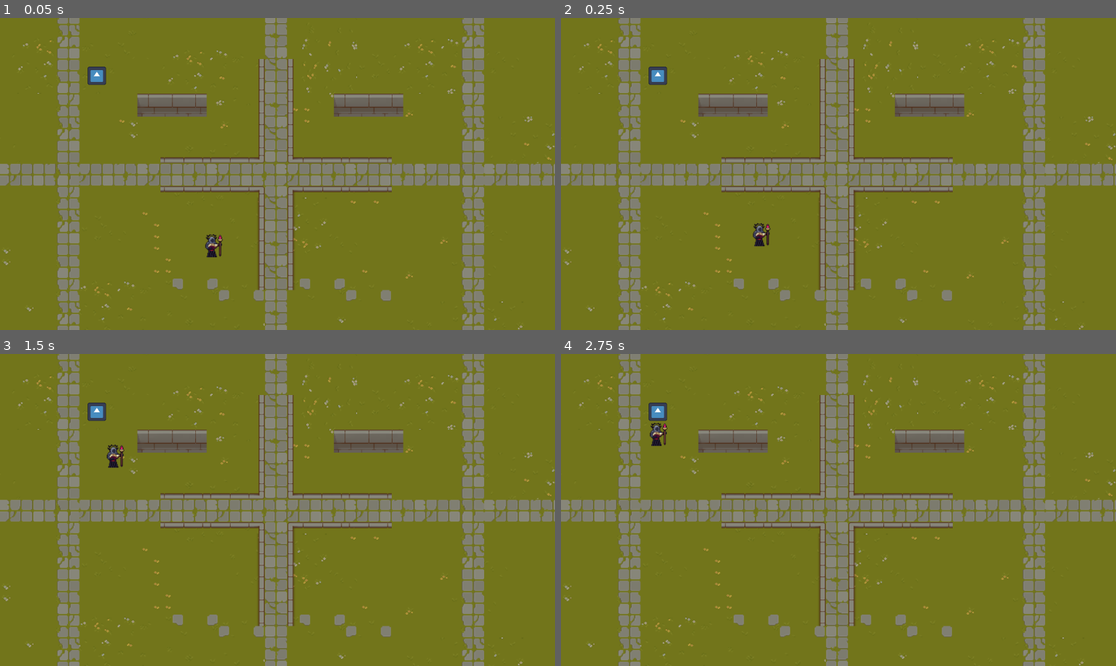
Above: before the commit, frames 1-4 (two rows, left to right).
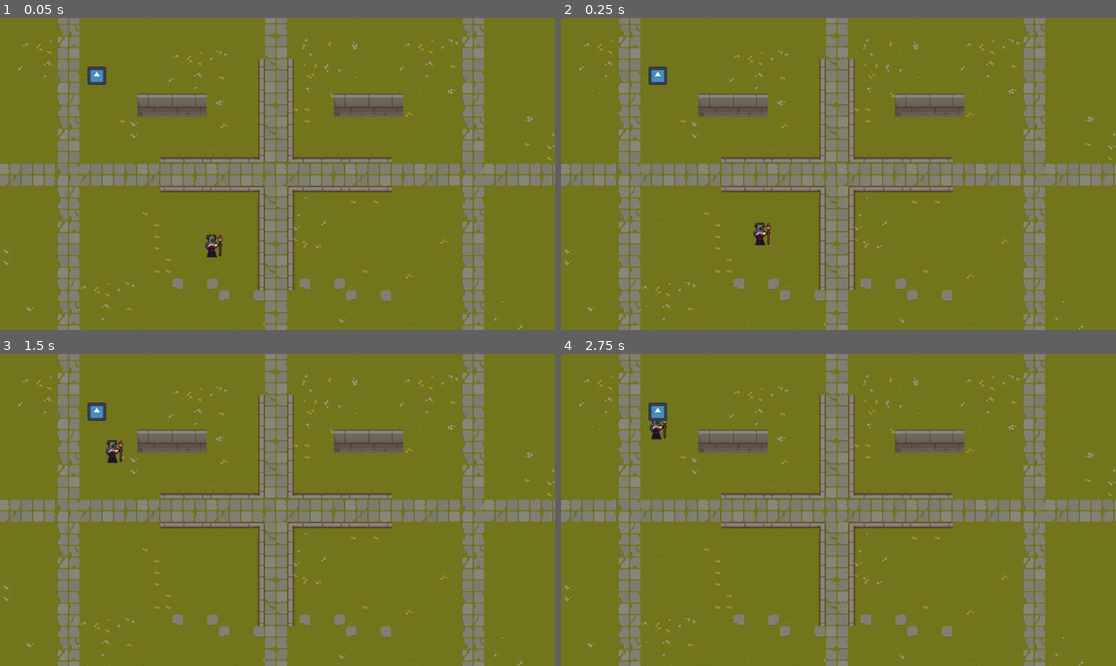
Above: after the commit, the same moments.

Repository: Tassnaz/RPG
Game: Godot game, scene res://levelScenes/test_scene.tscn
Same seed, same stepped clock (60 frames per second), same inputs: the game is played once before the commit and once after it. The engine's default icon, where the game draws it, is replaced by a stand-in: a white triangle on a blue panel in a dark square.
Inputs (mouse positions are in pixels of both pictures, inside the frame that each line leads up to):
- Up to frame 1 (0.05 s): no input
- Up to frame 2 (0.25 s): no input
- Up to frame 3 (1.5 s): move the mouse to (94, 413) at 0.52 s; click (94, 413) at 0.67 s; move the mouse to (166, 525) at 1.27 s; click (166, 525) at 1.42 s
- Up to frame 4 (2.75 s): move the mouse to (894, 441) at 2.02 s; click (894, 441) at 2.17 s

The runs differ from the first frame. In frame 2, 0.1% of the frame differs, in the area x 34-38%, y 65-74%; in frame 3, 0.2%, in the area x 19-23%, y 27-37%; in frame 4, 0.2%.

Commit message:
bättre navmesh

Diff:
--- a/levelScenes/enemy.tscn
+++ b/levelScenes/enemy.tscn
@@ -3,9 +3,7 @@
 [ext_resource type="Script" uid="uid://eip8qdmj1dtx" path="res://scripts/enemy.gd" id="1_efrv5"]
 [ext_resource type="Texture2D" uid="uid://deygmrmi2d2vd" path="res://assets/artwork/EnemyTiles.png" id="1_vs7ap"]
 
-[sub_resource type="CapsuleShape2D" id="CapsuleShape2D_efrv5"]
-radius = 15.0
-height = 38.0
+[sub_resource type="CircleShape2D" id="CircleShape2D_efrv5"]
 
 [node name="Enemy" type="CharacterBody2D"]
 script = ExtResource("1_efrv5")
@@ -16,8 +14,8 @@
 hframes = 9
 
 [node name="CollisionShape2D" type="CollisionShape2D" parent="."]
-position = Vector2(0, 1)
-shape = SubResource("CapsuleShape2D_efrv5")
+position = Vector2(-1, 1)
+shape = SubResource("CircleShape2D_efrv5")
 
 [node name="NavigationAgent2D" type="NavigationAgent2D" parent="."]
 
--- a/levelScenes/test_scene.tscn
+++ b/levelScenes/test_scene.tscn
@@ -6,9 +6,9 @@
 [ext_resource type="PackedScene" uid="uid://brwop0nmpm3il" path="res://levelScenes/enemy.tscn" id="4_a4k6f"]
 
 [sub_resource type="NavigationPolygon" id="NavigationPolygon_2wcxt"]
-vertices = PackedVector2Array(258.3203, -122.171875, 431.53906, -123.859375, 440.04688, -123.9375, 250.60156, -88.21875, 246.60938, -122.046875, -21.203125, -87.9375, -26.210938, -122.078125, 33, -122.921875, 33, -47.007813, -92.28906, -47.359375, -131.64063, -89.046875, 96.03906, -136.03125, 93.4375, -136.02344, 97.4375, -182.90625, 441.02344, -34, 231.6875, -42.789063, -311.03125, -47.9375, -312.14844, -47.953125, -314.82813, -131.89844, -313.9297, -131.89063, 444.09375, -228.00781, 445.89063, -136.97656, 433.46875, -136.95313, -101.796875, 17.09375, 32, 15.0703125, 32, 139.90625, -312.95313, 193.96875, 444.97656, -34, 444.02344, 190.02344, 30, -184.09375, 30, -134.97656, -28.210938, -134.82031, 94.96094, 141.09375, 95.96094, 15.921875, 222.25, 13.9296875, -135.04688, -134.50781, -312.09375, -229.97656, 255.71875, -136.46094, 140, -83.796875, 94.10156, -43.953125, 140, -136.14844)
-polygons = Array[PackedInt32Array]([PackedInt32Array(0, 1, 2, 3, 4), PackedInt32Array(5, 6, 7, 8), PackedInt32Array(5, 8, 9, 10), PackedInt32Array(11, 12, 13), PackedInt32Array(2, 14, 15, 3), PackedInt32Array(16, 17, 18, 19, 10, 9), PackedInt32Array(20, 21, 22), PackedInt32Array(23, 24, 25, 26), PackedInt32Array(14, 27, 28), PackedInt32Array(29, 30, 31), PackedInt32Array(32, 33, 34, 28), PackedInt32Array(15, 14, 28, 34), PackedInt32Array(32, 28, 26, 25), PackedInt32Array(23, 26, 16, 9), PackedInt32Array(35, 10, 19, 36), PackedInt32Array(22, 1, 0, 37, 20), PackedInt32Array(38, 3, 15, 39), PackedInt32Array(40, 38, 39, 11, 13), PackedInt32Array(37, 40, 13, 20), PackedInt32Array(36, 20, 13, 29), PackedInt32Array(35, 36, 29, 31)])
-outlines = Array[PackedVector2Array]([PackedVector2Array(-317, -235, 449, -233, 451, -132, 88, -131, 92, -178, 35, -179, 35, -130, -28.194397, -129.82149, -319, -129), PackedVector2Array(241, -127, 445, -129, 446, -36, 89, -39, 91, -134, 145, -137, 145, -89, 245, -93), PackedVector2Array(-32, -127, 38, -128, 38, -42, -317, -43, -320, -137, -130, -134, -127, -94, -27, -93), PackedVector2Array(-316, -52, -87, -49, -96, 12, 37, 10, 37, 135, 90, 136, 91, 11, 218, 9, 226, -39, 450, -39, 449, 195, -318, 199), PackedVector2Array(439, -140, 436, -120, 254, -118, 250, -140)])
+vertices = PackedVector2Array(249.67969, -92.0625, 245.86719, -121.5625, 443.1172, -121.00781, 444.92188, -0.953125, 229.78906, 0.953125, 227.78906, -45, 141.60938, -90.953125, 94.953125, -45, 94.078125, -121.97656, 137.61719, -121.859375, 92.82031, -185, 234.32813, -132.95313, 234.5, -131.59375, 144.96094, -131.84375, 94.703125, -134.67969, 32.960938, -121.1875, -26.148438, -91.10156, -24.976563, -128.77344, 35.171875, -185, -312.03906, 193.99219, -313.9375, 4.1015625, -310, 4.1796875, 222.97656, 13, 445.96875, 13.96875, 445.02344, 193, 91.96094, 147.10938, 92.96094, 13, 34.867188, -121.13281, 33.117188, -48, -99.703125, -48, -132.59375, -88.89844, -103.21094, 8.203125, 35.960938, 10.8984375, 34.960938, 145.89063, 445.95313, -226.00781, 445.07813, -134.96875, -136.17969, -131.90625, -310, -136.78906, -312, -136.85156, -312, -228.97656)
+polygons = Array[PackedInt32Array]([PackedInt32Array(0, 1, 2, 3), PackedInt32Array(0, 3, 4, 5), PackedInt32Array(6, 0, 5, 7), PackedInt32Array(6, 7, 8, 9), PackedInt32Array(10, 11, 12, 13, 14), PackedInt32Array(15, 16, 17, 18), PackedInt32Array(19, 20, 21), PackedInt32Array(22, 23, 24, 25, 26), PackedInt32Array(16, 15, 27, 28, 29), PackedInt32Array(30, 16, 29), PackedInt32Array(31, 32, 33, 19), PackedInt32Array(34, 35, 11, 10), PackedInt32Array(36, 37, 38, 39, 18), PackedInt32Array(25, 24, 19, 33), PackedInt32Array(31, 19, 21), PackedInt32Array(29, 31, 21, 37, 30), PackedInt32Array(36, 30, 37), PackedInt32Array(18, 17, 36), PackedInt32Array(18, 39, 34, 10)])
+outlines = Array[PackedVector2Array]([PackedVector2Array(-317, -234, 451, -231, 450, -126, 90, -127, 88, -180, 40, -180, 38, -122, -317, -132), PackedVector2Array(-317, 199, -319, -1, 41, 6, 40, 141, 87, 142, 88, 8, 223, 8, 451, 9, 450, 198), PackedVector2Array(-30, -128, 40, -126, 38, -43, -95, -43, -95, -43, -98, 5, -315, 0, -315, -138, -131, -130, -128, -94, -31, -96), PackedVector2Array(142, -127, 89, -130, 90, -40, 223, -40, 225, 6, 450, 4, 448, -130, 240, -128, 244, -97, 146, -96)])
 agent_radius = 5.0
 
 [node name="TestScene" type="Node2D"]
